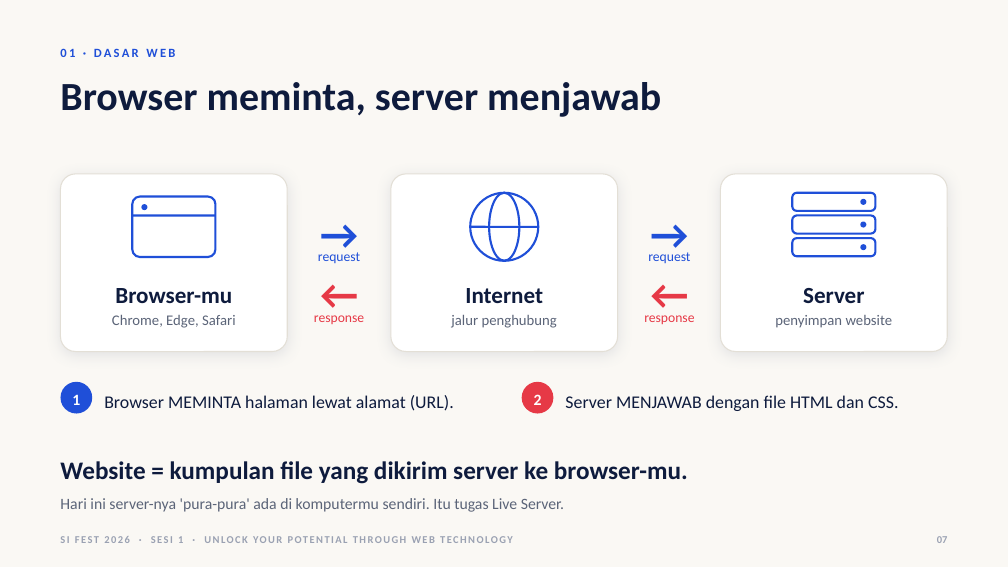
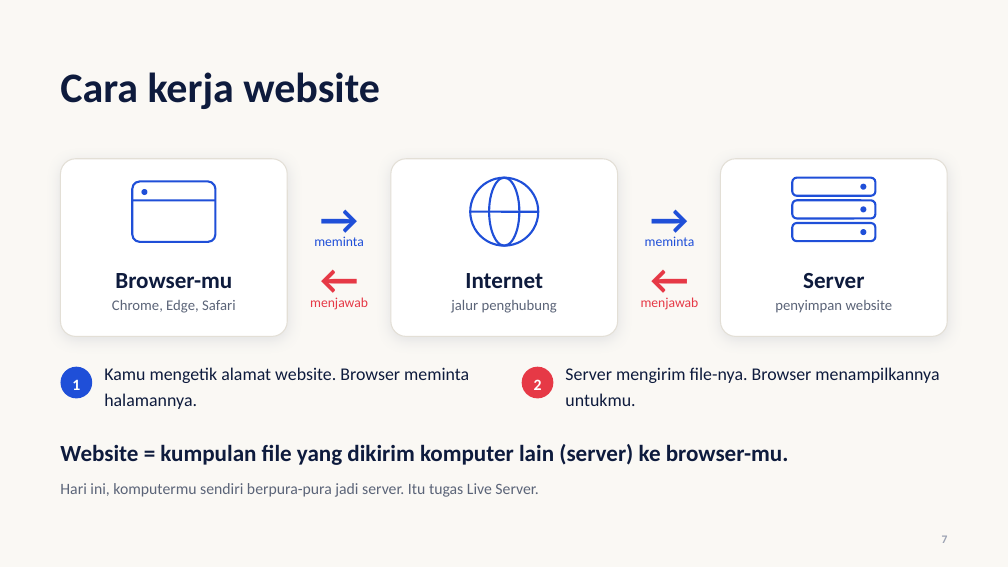
Before and after one commit to RifkiFrds/Seminar, a slide deck: slide 7 of seminar-sifest/SI-Fest-2026-Sesi1-SafeFonts.pptx. Drawn at 1008x567 pixels with LibreOffice and Linux fonts; fonts in the diff are those of the drawing. Boxes give left, top, right and bottom in pixels: in the first picture for what was removed or moved away, otherwise in the second. Text is boxed around its words. In the diff, an @@ line names an element or a change of style, - is before the commit and + after.

```diff
--- a/seminar-sifest/SI-Fest-2026-Sesi1-SafeFonts.pptx
+++ b/seminar-sifest/SI-Fest-2026-Sesi1-SafeFonts.pptx
@@ text removed at [60, 48, 175, 57] @@
-01 · DASAR WEB
@@ text removed at [60, 82, 661, 117] @@
-Browser meminta, server menjawab
@@ text added at [60, 72, 379, 109], 40 pt, text #0E1B3D, bold @@
+Cara kerja website
@@ rounded rectangle: place and size @@
-rounded rectangle at [792, 238, 876, 256]
+rounded rectangle at [792, 178, 876, 196]
@@ text at [287, 193, 391, 234]: text changed; text colour #E63946 to #1F4FD8 @@
-←
+→
@@ text at [618, 193, 721, 234]: text changed; text colour #E63946 to #1F4FD8 @@
-←
+→
@@ ellipse: place and size @@
-ellipse at [861, 244, 867, 250]
+ellipse at [861, 184, 867, 190]
@@ text added at [314, 236, 364, 246], 13 pt, text #1F4FD8 @@
+meminta
@@ text added at [645, 236, 695, 246], 13 pt, text #1F4FD8 @@
+meminta
@@ 2 ellipses, 2 rounded rectangles: place and size @@
-2 ellipses, 2 rounded rectangles at [792, 193, 876, 234]
+2 ellipses, 2 rounded rectangles at [792, 200, 876, 241]
@@ text at [287, 253, 391, 295]: text changed; text colour #1F4FD8 to #E63946 @@
-→
+←
@@ text at [618, 253, 721, 295]: text changed; text colour #1F4FD8 to #E63946 @@
-→
+←
@@ text at [310, 297, 368, 310]: text changed; text colour #1F4FD8 to #E63946 @@
-request
+menjawab
@@ text at [641, 297, 699, 310]: text changed; text colour #1F4FD8 to #E63946 @@
-request
+menjawab
@@ text removed at [314, 315, 364, 324] @@
-response
@@ text removed at [644, 315, 694, 324] @@
-response
@@ text at [104, 367, 469, 409]: text changed @@
-Browser MEMINTA halaman lewat alamat (URL).
+Kamu mengetik alamat website. Browser meminta halamannya.
@@ 8 texts, 5 ellipses, 4 rounded rectangles, 2 lines: place and size @@
-8 texts, 5 ellipses, 4 rounded rectangles, 2 lines at [60, 174, 948, 414]
+8 texts, 5 ellipses, 4 rounded rectangles, 2 lines at [60, 159, 948, 399]
@@ text at [565, 367, 939, 406]: text changed @@
-Server MENJAWAB dengan file HTML dan CSS.
+Server mengirim file-nya. Browser menampilkannya untukmu.
@@ text at [60, 444, 789, 465]: text changed; size 24 to 22 pt @@
-Website = kumpulan file yang dikirim server ke browser-mu.
+Website = kumpulan file yang dikirim komputer lain (server) ke browser-mu.
@@ text at [60, 483, 538, 497]: text changed @@
-Hari ini server-nya 'pura-pura' ada di komputermu sendiri. Itu tugas Live Server.
+Hari ini, komputermu sendiri berpura-pura jadi server. Itu tugas Live Server.
@@ text removed at [178, 536, 183, 543] @@
-SI FEST 2026 · SESI 1 · UNLOCK YOUR POTENTIAL THROUGH WEB TECHNOLOGY
@@ text at [942, 535, 948, 543]: text changed; size 10 to 11 pt @@
-07
+7
```
Also in this commit, not shown: 32 other slides changed, 1 slide added, 52 other files.
